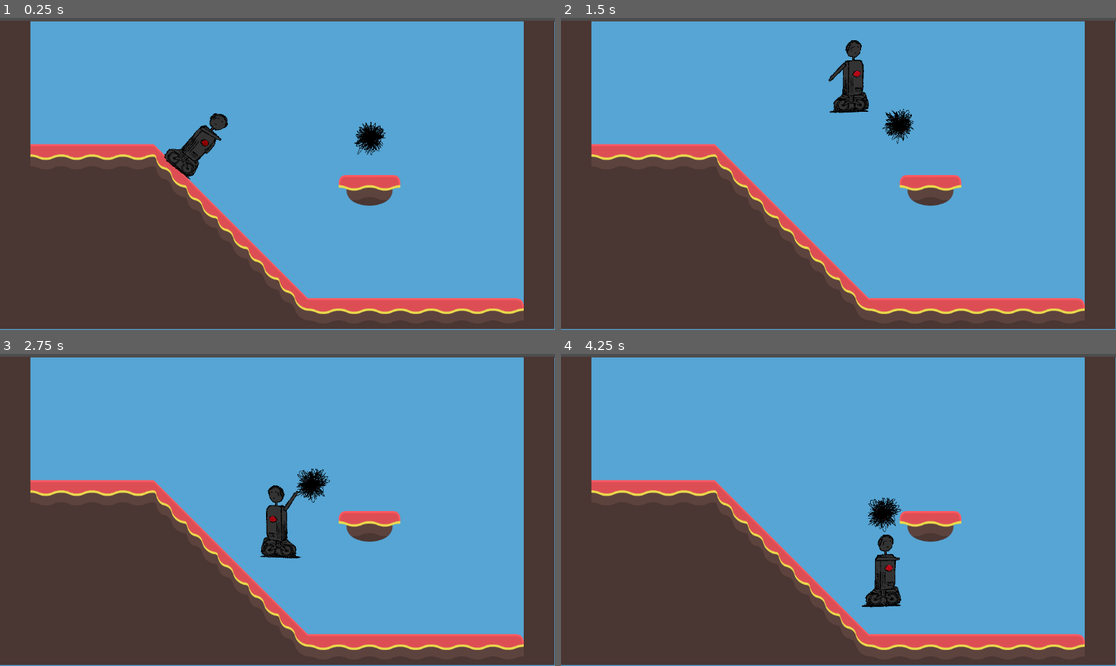
Above: before the commit, frames 1-4 (two rows, left to right).
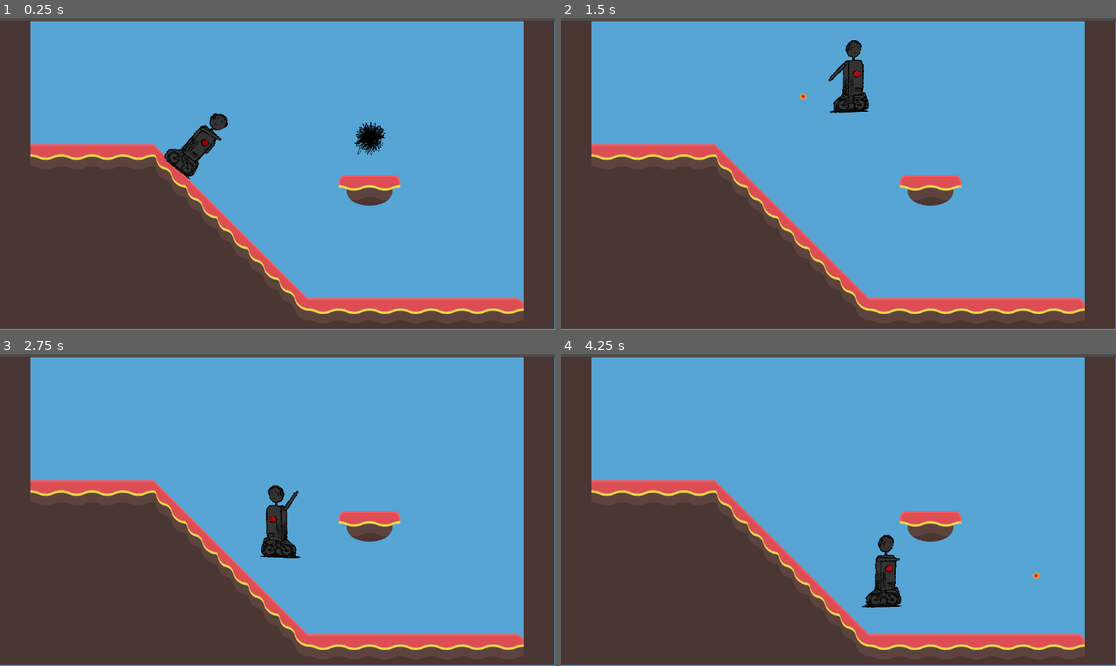
Above: after the commit, the same moments.

Repository: legendarysandbird/3mc-game
Game: Godot game, scene res://scenes/temp_level.tscn
Two runs of this game, one before a commit and one after it. Both use one fixed random seed, a clock stepped at 60 frames per second and the inputs below.
Inputs (mouse positions are in pixels of both pictures, inside the frame that each line leads up to):
- Up to frame 1 (0.25 s): no input
- Up to frame 2 (1.5 s): move the mouse to (960, 158) at 0.52 s; hold D (player_right) from 0.53 s (still down); click (960, 158) at 0.6 s; tap Space (player_jump) at 0.77 s; move the mouse to (727, 189) at 1.27 s; click (727, 189) at 1.35 s
- Up to frame 3 (2.75 s): tap Space (player_jump) at 1.52 s; move the mouse to (333, 441) at 2.02 s; release D (player_right) at 2.03 s; hold A (player_left) from 2.03 s (still down); click (333, 441) at 2.1 s
- Up to frame 4 (4.25 s): move the mouse to (810, 572) at 2.77 s; release A (player_left) at 2.78 s; hold D (player_right) from 2.78 s (still down); click (810, 572) at 2.85 s; tap Space (player_jump) at 3.02, 3.77 s; move the mouse to (1005, 556) at 3.52 s; click (1005, 556) at 3.6 s

The runs differ from the first frame. In frame 1, less than 0.1% of the frame differs, in the area x 29-70%, y 30-52%; in frame 2, 0.4%; in frame 3, 0.4%; in frame 4, 0.7%, in the area x 54-87%, y 45-82%.

Commit message:
Add projectile spawning and hitting enemy

Diff:
--- a/project.godot
+++ b/project.godot
@@ -74,9 +74,18 @@
 "events": [Object(InputEventKey,"resource_local_to_scene":false,"resource_name":"","device":-1,"window_id":0,"alt_press …(192 unchanged characters)…
 ]
 }
+fire={
+"deadzone": 0.2,
+"events": [Object(InputEventMouseButton,"resource_local_to_scene":false,"resource_name":"","device":-1,"window_id":0,"alt_pressed":false,"shift_pressed":false,"ctrl_pressed":false,"meta_pressed":false,"button_mask":0,"position":Vector2(0, 0),"global_position":Vector2(0, 0),"factor":1.0,"button_index":1,"canceled":false,"pressed":false,"double_click":false,"script":null)
+]
+}
 
 [layer_names]
 
 2d_physics/layer_1="Terrain"
 2d_physics/layer_2="Player"
 2d_physics/layer_3="Enemy"
+
+[rendering]
+
+textures/canvas_textures/default_texture_filter=0
--- a/scenes/player.tscn
+++ b/scenes/player.tscn
@@ -106,6 +106,7 @@
 collision_layer = 2
 floor_snap_length = 5.0
 script = ExtResource("1_au5g1")
+projectile_speed = 600.0
 metadata/_edit_group_ = true
 
 [node name="AnimatedSprite2D" type="AnimatedSprite2D" parent="." node_paths=PackedStringArray("player")]
--- /dev/null
+++ b/scenes/projectile.gd
@@ -0,0 +1,29 @@
+class_name Projectile extends Area2D
+
+const projectile_scene: PackedScene = preload("uid://da4rvan0yy3eh")
+
+var velocity: Vector2
+@onready var on_screen_notifier: VisibleOnScreenNotifier2D = $VisibleOnScreenNotifier2D
+
+static func Create(starting_position: Vector2, starting_velocity: Vector2) -> Projectile:
+	var projectile: Projectile = projectile_scene.instantiate()
+	projectile.global_position = starting_position
+	projectile.velocity = starting_velocity
+	return projectile
+
+func _ready() -> void:
+	assert(is_instance_valid(on_screen_notifier))
+
+	on_screen_notifier.screen_exited.connect(on_screen_exited)
+	body_entered.connect(on_body_entered)
+
+func _physics_process(delta: float) -> void:
+	global_position += velocity * delta
+
+func on_screen_exited() -> void:
+	queue_free()
+
+func on_body_entered(body: Node2D) -> void:
+	if body.is_in_group(Groups.ENEMY):
+		body.queue_free()
+		queue_free()
--- /dev/null
+++ b/scenes/projectile.tscn
@@ -0,0 +1,45 @@
+[gd_scene load_steps=8 format=3 uid="uid://da4rvan0yy3eh"]
+
+[ext_resource type="Script" uid="uid://c4sogq6wufeb" path="res://scenes/projectile.gd" id="1_c8fcr"]
+
+[sub_resource type="CircleShape2D" id="CircleShape2D_q3m7n"]
+radius = 6.0
+
+[sub_resource type="Gradient" id="Gradient_6aapk"]
+colors = PackedColorArray(0.889471, 0, 0.0989022, 1, 1, 0.879246, 0.152924, 1)
+
+[sub_resource type="GradientTexture1D" id="GradientTexture1D_c8fcr"]
+gradient = SubResource("Gradient_6aapk")
+
+[sub_resource type="Curve" id="Curve_6aapk"]
+_data = [Vector2(0, 1), 0.0, 0.0, 0, 0, Vector2(0.75, 0.910112), -0.694586, -0.694586, 0, 0, Vector2(1, 0), -3.16533, 0.0, 0, 0]
+point_count = 3
+
+[sub_resource type="CurveTexture" id="CurveTexture_c8fcr"]
+curve = SubResource("Curve_6aapk")
+
+[sub_resource type="ParticleProcessMaterial" id="ParticleProcessMaterial_q3m7n"]
+particle_flag_disable_z = true
+spread = 180.0
+initial_velocity_min = 11.99
+initial_velocity_max = 11.99
+gravity = Vector3(0, 0, 0)
+scale_curve = SubResource("CurveTexture_c8fcr")
+color_ramp = SubResource("GradientTexture1D_c8fcr")
+
+[node name="Projectile" type="Area2D"]
+collision_layer = 0
+collision_mask = 4
+script = ExtResource("1_c8fcr")
+
+[node name="CollisionShape2D" type="CollisionShape2D" parent="."]
+shape = SubResource("CircleShape2D_q3m7n")
+
+[node name="GPUParticles2D" type="GPUParticles2D" parent="."]
+amount = 500
+lifetime = 0.64
+preprocess = 1.0
+local_coords = true
+process_material = SubResource("ParticleProcessMaterial_q3m7n")
+
+[node name="VisibleOnScreenNotifier2D" type="VisibleOnScreenNotifier2D" parent="."]
--- a/scripts/player/player.gd
+++ b/scripts/player/player.gd
@@ -5,8 +5,12 @@
 
 var gravity: float = ProjectSettings.get_setting("physics/2d/default_gravity")
 @export var rotation_speed: int = 30
+@export var projectile_speed: float = 300.0
+
+@onready var projectile_spawn_node: Node2D = $AnimatedSprite2D/RotationPoint/Arm
 
 func _ready() -> void:
+	assert(is_instance_valid(projectile_spawn_node))
 	add_to_group(Groups.PLAYER)
 
 func player_rotate(delta: float) -> void:
@@ -27,6 +31,12 @@
 	if !is_on_floor():
 		velocity.y += gravity * delta
 
+	if Input.is_action_just_pressed("fire"):
+		var spawn_position: Vector2 = projectile_spawn_node.global_position
+		var projectile_direction: Vector2 = (get_global_mouse_position() - spawn_position).normalized()
+		var projectile: Projectile = Projectile.Create(projectile_spawn_node.global_position, projectile_direction * projectile_speed)
+		get_tree().root.add_child(projectile)
+
 	if Input.is_action_pressed("player_jump") and is_jump_eligible():
 		velocity.y -= JUMP_VELOCITY
 		$JumpTimer.start()
Not shown, added: scenes/projectile.gd.uid
